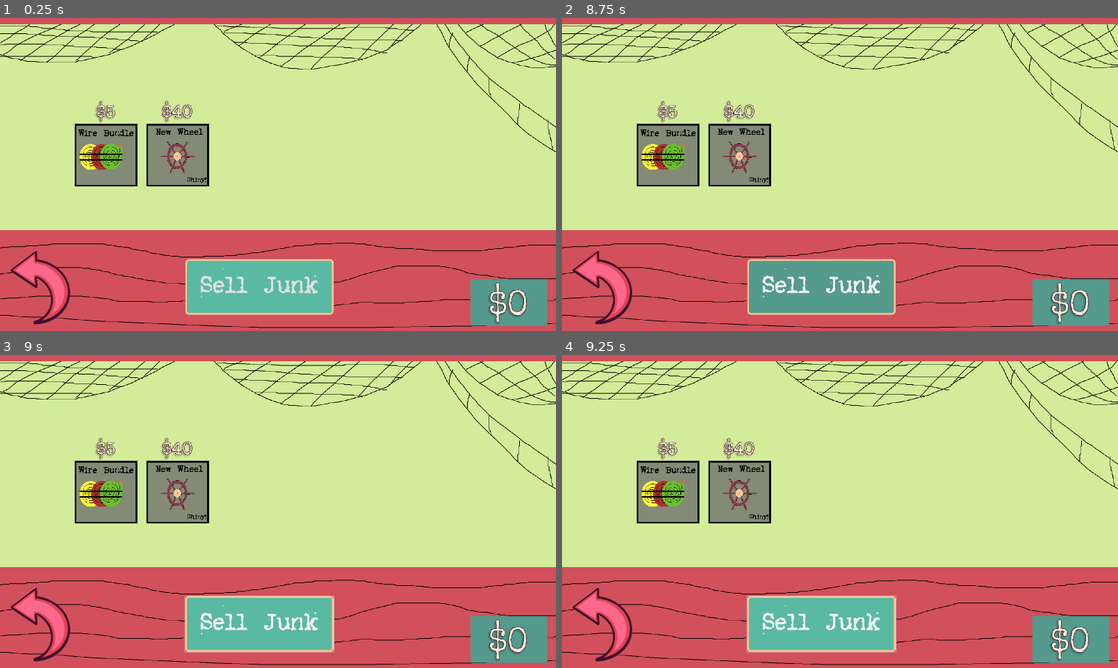
Above: before the commit, frames 1-4 (two rows, left to right).
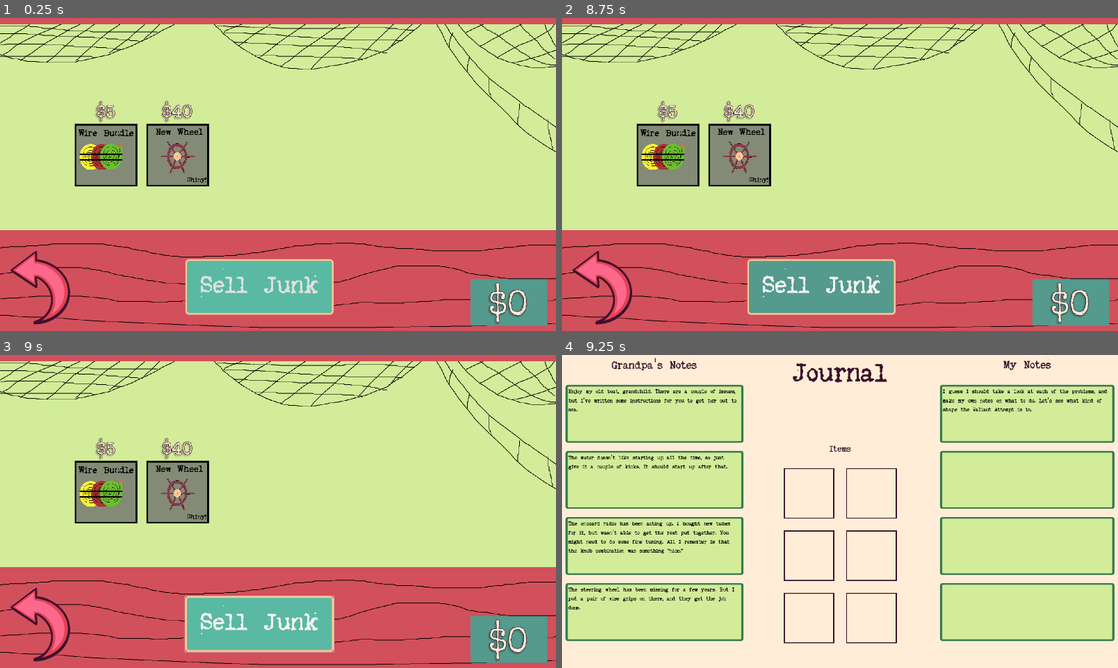
Above: after the commit, the same moments.

Repository: reggaebill/grandpa-s-boat
Game: Godot game, scene res://Scenes/shop.tscn
The game is run twice, just before and just after one commit, with the same random seed, the same clock (stepped at 60 frames per second) and the same inputs. This scene is started directly instead of the project's main scene.
Inputs (mouse positions are in pixels of both pictures, inside the frame that each line leads up to):
- Up to frame 1 (0.25 s): no input
- Up to frame 2 (8.75 s): click (600, 287) at 0.5 s; click (667, 155) at 1.25 s; click (612, 268) at 2 s; click (739, 155) at 2.75 s; click "Sell Junk" at 3.5 s; click (667, 155) at 4.25 s; click (739, 155) at 5 s; click "Sell Junk" at 5.75 s; click (667, 155) at 6.5 s; click (739, 155) at 7.25 s; click "Sell Junk" at 8 s
- Up to frame 3 (9 s): tap Enter at 8.75 s; move the mouse to (400, 495) at 8.77 s; hold Tab (tab, bound only before the commit) from 8.78 s (still down); click (400, 495) at 8.92 s
- Up to frame 4 (9.25 s): keep holding Tab (tab, bound only before the commit); tap J (j, bound only after the commit) at 9.05 s

Frames 1-3 are identical in both runs. In frame 4, 74% of the frame differs, in the area x 0-100%, y 0-100%.

Commit message:
Shop Fixed

Diff:
--- a/Scenes/Boat Overview.tscn
+++ b/Scenes/Boat Overview.tscn
@@ -6,6 +6,7 @@
 [ext_resource type="Texture2D" uid="uid://c60k5xw16u3us" path="res://Assets/FPO/Eo_circle_green_checkmark.svg.png" id="3_skust"]
 [ext_resource type="Texture2D" uid="uid://daxd7hjb43s3l" path="res://Assets/Scene Art/BigMouthBilly.png" id="3_sve4w"]
 [ext_resource type="Shader" uid="uid://b6bikedpbovig" path="res://Shaders/new_shader.gdshader" id="7_3uoi3"]
+[ext_resource type="Texture2D" uid="uid://ck5a6tdaf8fdb" path="res://Assets/Cabin/WheelSprite.png" id="7_omv04"]
 [ext_resource type="Script" uid="uid://cmjjl25fltlcv" path="res://Scripts/boombox.gd" id="9_x1ki7"]
 [ext_resource type="PackedScene" uid="uid://dxd0fo48xh51e" path="res://Scenes/pause_menu.tscn" id="11_x1ki7"]
 [ext_resource type="PackedScene" uid="uid://ctno3ic58ue52" path="res://Scenes/journal.tscn" id="13_icp3h"]
@@ -125,6 +126,11 @@
 offset_right = -712.0
 offset_bottom = -412.0
 scale = Vector2(183.58, 99.94)
+
+[node name="WheelSprite" type="Sprite2D" parent="." unique_id=638208345]
+position = Vector2(730, 535)
+scale = Vector2(0.35, 0.35)
+texture = ExtResource("7_omv04")
 
 [node name="Sparks" type="Node2D" parent="." unique_id=1592680228]
 
--- a/Scripts/Shop/shop.gd
+++ b/Scripts/Shop/shop.gd
@@ -12,7 +12,17 @@
 func _ready() -> void:
 	# When scene loads, set the money display to show whatever is stored in state.gd.
 	updateMoney()
+	wheel_button.show()
+	wheel_price.show()
+	wires_button.show()
+	wires_price.show()
 	sfx.play_sfx(sfx.shop_bell)
+	if State.wheelPurchased:
+		wheel_button.hide()
+		wheel_price.hide()
+	if State.enginePartsPurchased:
+		wires_button.hide()
+		wires_price.hide()
 	# Temp flag changing. Remove after shop debugging done.
 	#State.ukuleleCollected = true
 	#State.bassCollected = true
--- a/Scripts/boat_overview.gd
+++ b/Scripts/boat_overview.gd
@@ -4,8 +4,10 @@
 @onready var radio_sparks: CPUParticles2D = $Sparks/RadioSparks
 @onready var engine_sparks: CPUParticles2D = $Sparks/EngineSparks
 @onready var wheel_sparks: CPUParticles2D = $Sparks/WheelSparks
+@onready var wheel_sprite: Sprite2D = $WheelSprite
 
 func _ready() -> void:
+	wheel_sprite.hide()
 	if not State.bassCollected:
 		big_mouth_billy.show()
 	else:
@@ -16,7 +18,7 @@
 		engine_sparks.hide()
 	if State.wheelComplete:
 		wheel_sparks.hide()
-
+		wheel_sprite.show()
 
 # Called every frame. 'delta' is the elapsed time since the previous frame.
 func _process(_delta: float) -> void:
--- a/Scripts/journal.gd
+++ b/Scripts/journal.gd
@@ -24,49 +24,32 @@
 	sNote2.hide()
 	sNote3.hide()
 	sNote4.hide()
-	# Show collectibles that have been collected and not sold.
-	if State.cardCollected and not State.cardSold:
-		cards.show()
-	if State.coinCollected and not State.coinSold:
-		coin.show()
-	if State.ukuleleCollected and not State.ukuleleSold:
-		ukulele.show()
-	if State.bassCollected and not State.bassSold:
-		bass.show()
-	# Same, but for purchaseables.
-	if State.wheelPurchased and not State.wheelComplete:
-		new_wheel.show()
-	if State.enginePartsPurchased and not State.engineFixed:
-		new_wires.show()
-	# Show notes that have been discovered.
-	if State.noteCheck1:
-		sNote2.show()
-	if State.noteCheck2:
-		sNote3.show()
-	if State.noteCheck3:
-		sNote4.show()
 
 func _unhandled_input(event: InputEvent) -> void:
-	if event.is_action_pressed("tab"):
+	if event.is_action_pressed("j"):
 		if is_open:
 			close()
 		else:
 			open()
-	# Duplicated checks from _ready, so they always work on opening the screen.
-	if State.noteCheck1:
-		sNote2.show()
-	if State.noteCheck2:
-		sNote3.show()
-	if State.noteCheck3:
-		sNote4.show()
-	if State.cardCollected and not State.cardSold:
-		cards.show()
-	if State.coinCollected and not State.coinSold:
-		coin.show()
-	if State.ukuleleCollected and not State.ukuleleSold:
-		ukulele.show()
-	if State.bassCollected and not State.bassSold:
-		bass.show()
+				# Checks whether notes and collectibles should be showing, when journal opened.
+			if State.noteCheck1:
+				sNote2.show()
+			if State.noteCheck2:
+				sNote3.show()
+			if State.noteCheck3:
+				sNote4.show()
+			if State.cardCollected and not State.cardSold:
+				cards.show()
+			if State.coinCollected and not State.coinSold:
+				coin.show()
+			if State.ukuleleCollected and not State.ukuleleSold:
+				ukulele.show()
+			if State.bassCollected and not State.bassSold:
+				bass.show()
+			if State.enginePartsPurchased and not State.engineFixed:
+				new_wires.show()
+			if State.wheelPurchased and not State.wheelComplete:
+				new_wheel.show()
 
 func open():
 	self.move_to_front()
--- a/project.godot
+++ b/project.godot
@@ -50,9 +50,9 @@
 "events": [Object(InputEventKey,"resource_local_to_scene":false,"resource_name":"","device":-1,"window_id":0,"alt_press …(195 unchanged characters)…
 ]
 }
-tab={
+j={
 "deadzone": 0.2,
-"events": [Object(InputEventKey,"resource_local_to_scene":fa …(140 unchanged characters)… d":false,"keycode":0,"physical_keycode":4194306,"key_label":0,"unicode":0,"location":0,"echo":false,"script":null)
+"events": [Object(InputEventKey,"resource_local_to_scene":fa …(140 unchanged characters)… d":false,"keycode":0,"physical_keycode":74,"key_label":0,"unicode":106,"location":0,"echo":false,"script":null)
 ]
 }
 
